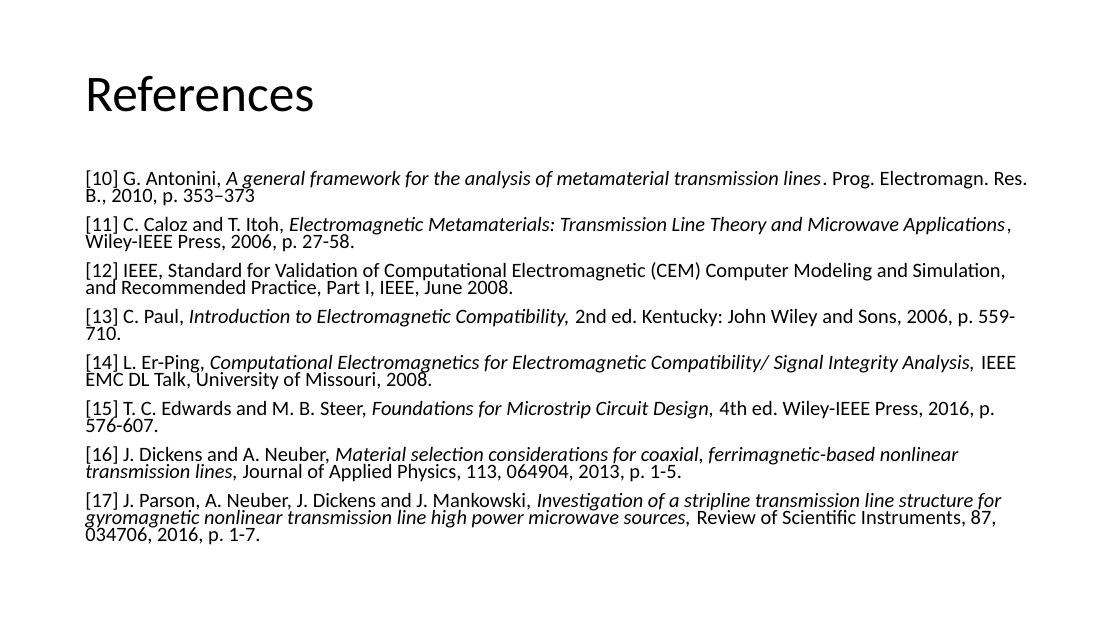
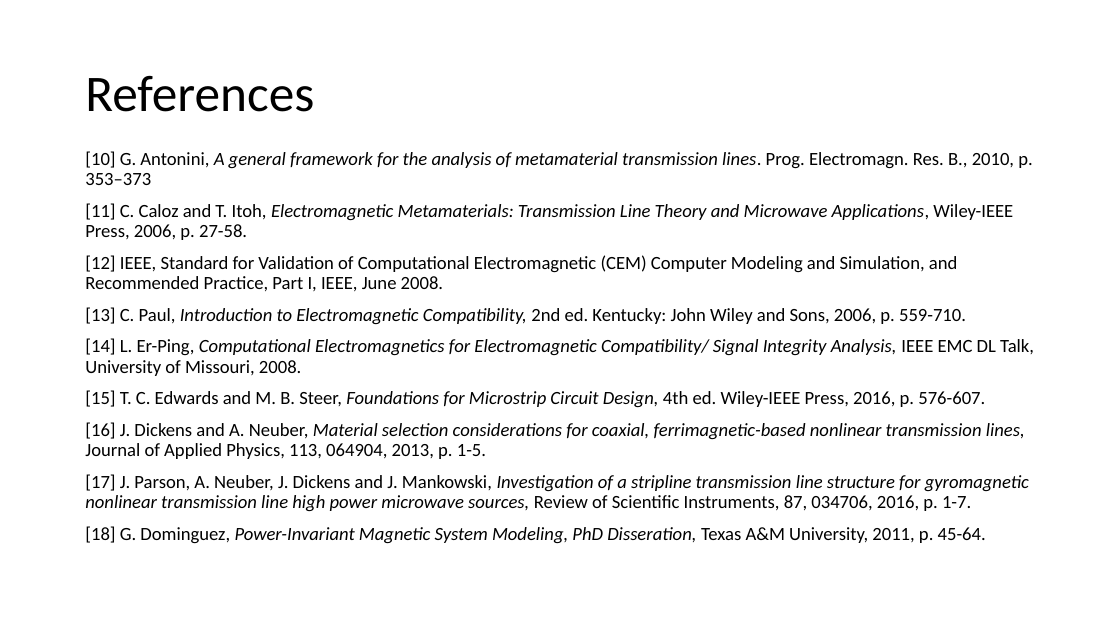
Before and after one commit to MuhammadShamaas1997/Electrical-Engineering, a slide deck: slide 46 of Thesis/Magnetic Transmission Lines/Thesis Proposal.pptx (slide 44 before the commit). Drawn at 1120x630 pixels with LibreOffice and Linux fonts; fonts in the diff are those of the drawing. Boxes give left, top, right and bottom in pixels: in the first picture for what was removed or moved away, otherwise in the second. Text is boxed around its words. In the diff, an @@ line names an element or a change of style, - is before the commit and + after.

```diff
--- a/Thesis/Magnetic Transmission Lines/Thesis Proposal.pptx
+++ b/Thesis/Magnetic Transmission Lines/Thesis Proposal.pptx
@@ text "[10] G. Antonini, A general ...": place and size @@
-text "[10] G. Antonini, A general ..." at [85, 170, 1028, 545]
+text "[10] G. Antonini, A general ..." at [85, 151, 1034, 544]
@@ text at [85, 151, 1034, 511]: size 17.5 to 16 pt; line spacing 0.7 to 0.9 @@
@@ text at [85, 526, 986, 544]: paragraph added @@
+[18] G. Dominguez, Power-Invariant Magnetic System Modeling, PhD Disseration, Texas A&M University, 2011, p. 45-64.
```
Also in this commit, not shown: 21 other slides changed, 4 slides added, 2 slides removed.
